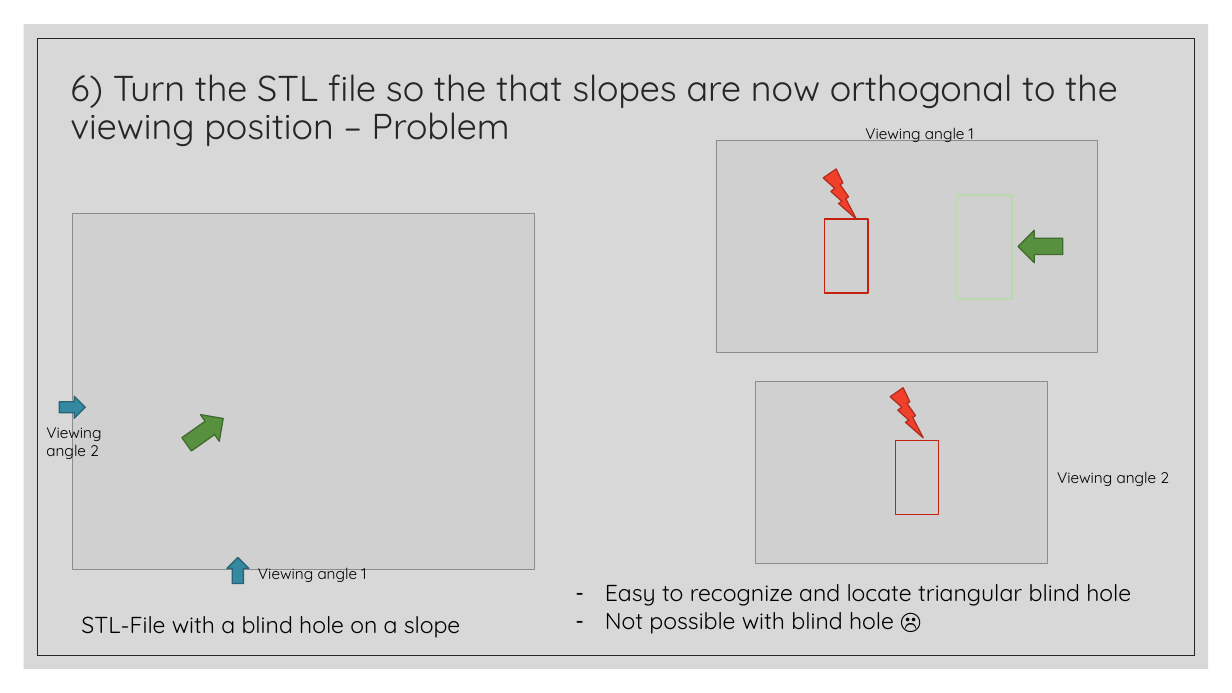
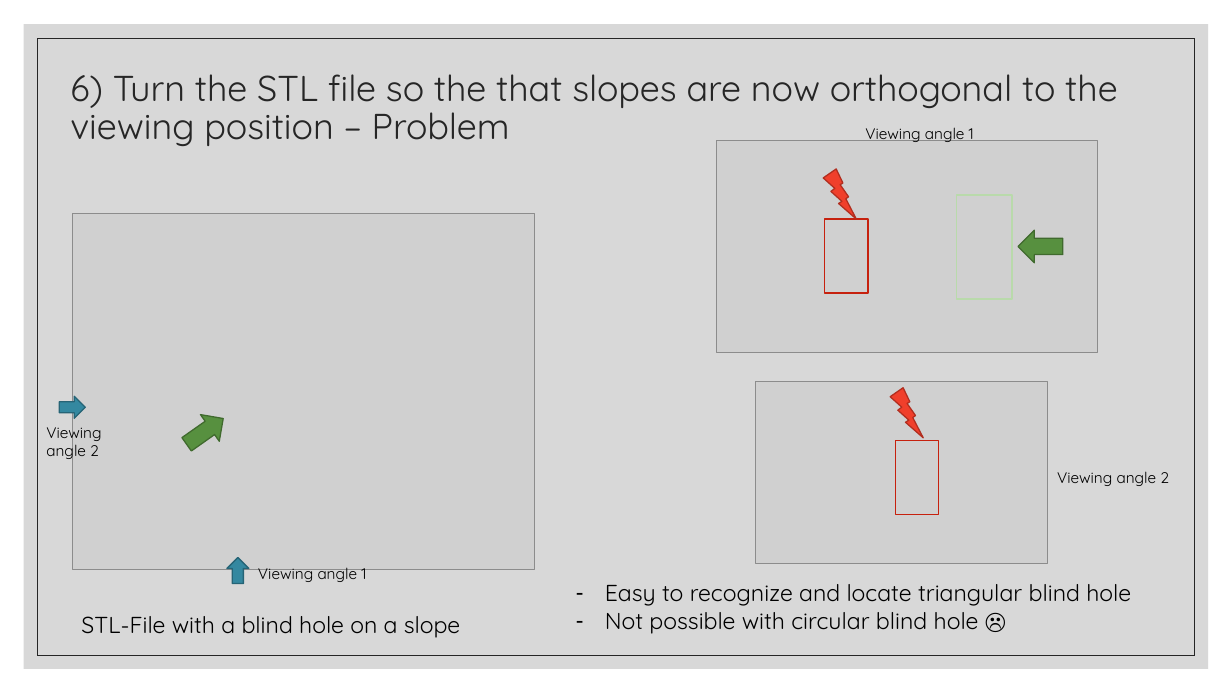
Before and after one commit to JanNalivaika/SSD_EXT, a slide deck: slide 18 of SSD Feature Detection Selling points.pptx. Drawn at 1232x693 pixels with LibreOffice and Linux fonts; fonts in the diff are those of the drawing; grey boxes stand for pictures. Boxes give left, top, right and bottom in pixels: in the first picture for what was removed or moved away, otherwise in the second. Text is boxed around its words. In the diff, an @@ line names an element or a change of style, - is before the commit and + after.

```diff
--- a/SSD Feature Detection Selling points.pptx
+++ b/SSD Feature Detection Selling points.pptx
@@ text at [605, 605, 979, 634]: text changed @@
-– Not possible with blind hole ☹
+– Not possible with circular blind hole ☹
```
Also in this commit, not shown: 2 other slides changed.
